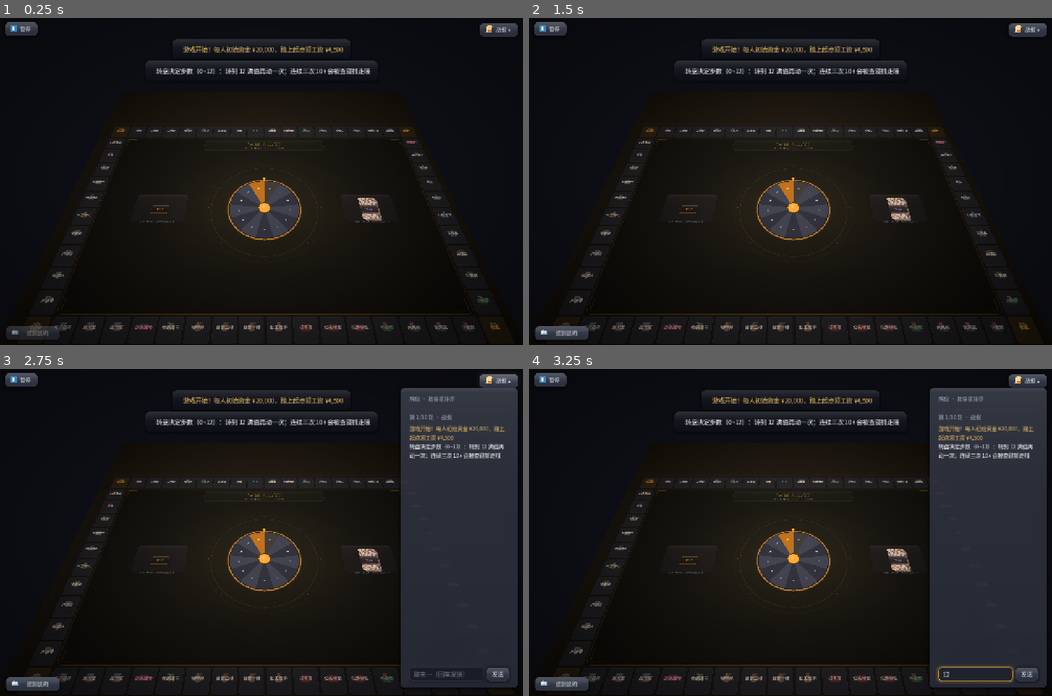
Above: before the commit, frames 1-4 (two rows, left to right).
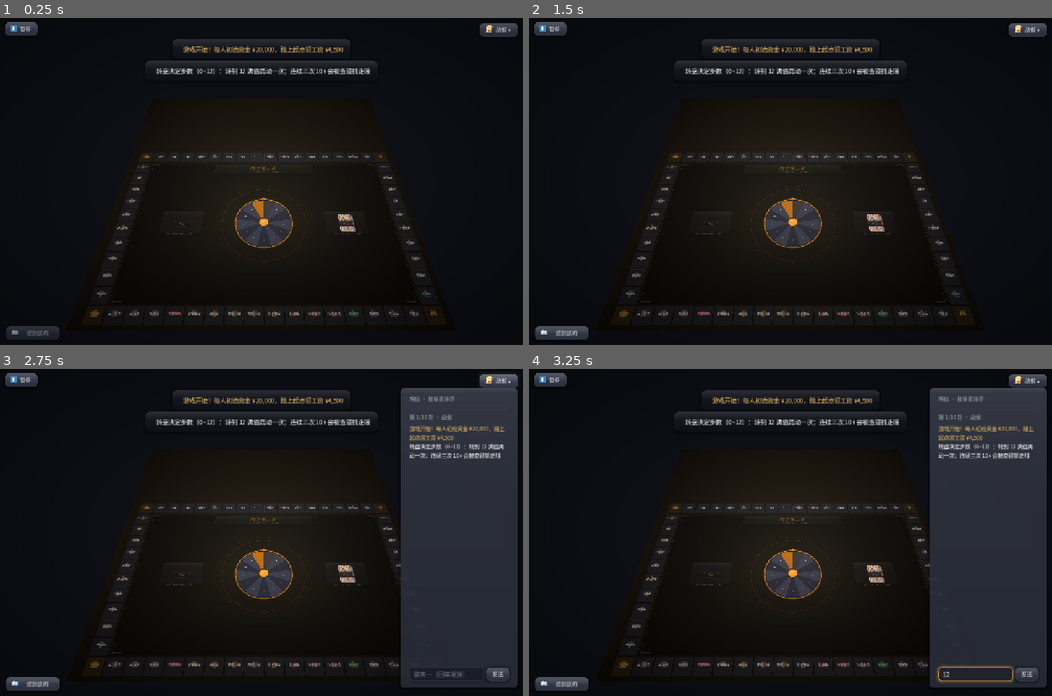
Above: after the commit, the same moments.

Repository: Lousync/dorm-monopoly
Game: Godot game, scene res://scenes/game.tscn
The game is run twice, just before and just after one commit, with the same random seed, the same clock (stepped at 60 frames per second) and the same inputs. This scene is started directly instead of the project's main scene.
Inputs (mouse positions are in pixels of both pictures, inside the frame that each line leads up to):
- Up to frame 1 (0.25 s): no input
- Up to frame 2 (1.5 s): click "暂停" at 0.5 s; click "▶ 继续游戏" at 1.25 s
- Up to frame 3 (2.75 s): click "战报 ▾" at 2 s
- Up to frame 4 (3.25 s): click (973, 673) at 2.77 s; type "12" at 2.85 s

The runs differ from the first frame. In frame 1, 4.7% of the frame differs, in the area x 5-96%, y 33-96%; in frame 2, 4.7%, in the area x 5-96%, y 33-97%; in frame 3, 4.1%; in frame 4, 4.1%.
Error in both runs: Out of bounds get index '0' (on base: 'Array') (res://scripts/game.gd:1053)

Commit message:
布局2.5D：纹理窗口恢复为整张画布，让上家座位栏可见可点
T4 为「棋盘铺满桌面」裁掉了画布顶部，而那正是上家座位栏所在之处 → 它既看不见
也点不到（指向性道具选目标失效）。取景会把内容含座位栏铺满画布，故窗口必须覆盖
整张画布：交互优先于比例。比例目标推迟到批次 3（座位栏将换成桌上立牌）。
layout_test 新增断言钉住「四条座位栏都在窗口内」。

Diff:
--- a/scripts/table_3d.gd
+++ b/scripts/table_3d.gd
@@ -10,16 +10,17 @@
 const VP_SIZE := Vector2i(2048, 2048)   # SubViewport 分辨率（清晰度靠它，见设计稿 §十 风险）
 const CAM_TILT_DEG := 50.0       # 俯角：0 = 平视，90 = 正俯视
 const CAM_FOV := 55.0            # 收窄默认 75°：探针实测默认 FOV 下桌面只占屏 1/4
-const CAM_DIST := 4.4            # 相机到注视点的水平距离；桌面变浅（见 TEX_WINDOW_PX）后
-                                 # 必须比 8×8 时代拉近一点，棋盘才仍是画面主体。
-
-# 贴图窗口：桌面只取画布上这一块（px，画布坐标系）。画布 = 整张方桌 —— 棋盘 + 四条座位栏
-# + 上下各一段死区；直接铺满画布会读成「棋盘摆在桌上」（实测取景下棋盘只占画布的 79% × 52%，
-# 上下两大条死区），与设计稿 §三「棋盘即桌面，外围露出一圈木桌边」不符。
-# 窗口上下各裁一刀，左右不裁：左右那两条是座位栏（指向性道具点人选目标的区域），裁了就没法点。
-# 上边界 348 是「跟着棋子平移时也不切棋盘」的下限 —— BoardView 的镜头会跟着当前棋子走，
-# 棋盘在画布里上下能晃到 canvas y 393..2092（实测），窗口再往上收就会切掉上排格子。
-const TEX_WINDOW_PX := Rect2(0.0, 348.0, 2048.0, 1700.0)
+const CAM_DIST := 5.8            # 相机到注视点的水平距离。窗口恢复为整张画布后桌面回到 8×8，
+                                 # 内容整体向近端挪了 0.68 个世界单位（新并入的顶部死区在远端），
+                                 # 原来 4.4 会把近端的下家座位栏顶出屏幕底部 —— 必须拉远。
+
+# 纹理窗口 = 整张画布。取景会把内容（含四条座位栏）铺满画布，裁掉任一边都可能
+# 让某条座位栏既看不见也点不到（见 T4b/T4c）。比例目标推迟到批次 3（座位栏将换成桌上立牌）。
+#
+# 曾一度裁到 Rect2(0, 348, 2048, 1700) 让「棋盘铺满桌面」：上家的座位栏在画布 y∈[16,211]，
+# 正好落在被裁掉的顶部，于是它在画布内、却在窗口外 —— 桌面上既看不见也点不到，
+# 指向性道具（交换生 / 跑腿券 / 强拆令）选不中上家。交互优先于比例，恢复整张画布。
+const TEX_WINDOW_PX := Rect2(0.0, 0.0, 2048.0, 2048.0)
 # 桌面进深：与窗口同比例，否则贴图会被拉伸。
 const TABLE_D := TABLE_W * TEX_WINDOW_PX.size.y / TEX_WINDOW_PX.size.x
 const TABLE_SIZE := Vector2(TABLE_W, TABLE_D)
--- a/tests/layout_test.gd
+++ b/tests/layout_test.gd
@@ -72,15 +72,17 @@
 	_check(absf(tilt - t3.CAM_TILT_DEG) < 8.0,
 		"俯角接近配置值 %.0f°（实得 %.1f°）" % [t3.CAM_TILT_DEG, tilt])
 
-	print("== 棋盘 / 桌面比例：贴图只取画布的一块（棋盘铺满桌面）==")
-	# 画布 = 整张方桌（棋盘 + 四条座位栏 + 上下死区），棋盘只占其中一小块。
-	# 直接铺满画布就会读成「棋盘摆在桌上」；贴图窗口把棋盘外那一小圈木边之外的都裁掉。
+	print("== 贴图窗口 = 整张画布（交互优先于比例，见 T4c）==")
+	# 画布 = 整张方桌（棋盘 + 四条座位栏 + 上下死区）。T4 曾把窗口裁到 y∈[348,2048] 让
+	# 「棋盘铺满桌面」，但上家座位栏在画布 y∈[16,211] —— 它在画布内、却在窗口外，
+	# 桌面上既看不见也点不到（指向性道具选不中上家）。裁定：窗口必须覆盖整张画布，
+	# 比例目标推迟到批次 3（座位栏将换成桌上立牌）。窗口是否够大由下面 T4c 那段钉住。
 	var win: Rect2 = t3.TEX_WINDOW_PX
 	_check(win.position.x >= 0.0 and win.position.y >= 0.0
 			and win.position.x + win.size.x <= 2048.0 and win.position.y + win.size.y <= 2048.0,
 		"贴图窗口落在画布内（窗口 %s）" % win)
-	_check(win.size.y < 2048.0 or win.size.x < 2048.0,
-		"贴图窗口比整张画布小（%s < 2048²，即真的裁掉了桌面外的死区）" % win.size)
+	_check(win == Rect2(Vector2.ZERO, Vector2(t3.VP_SIZE)),
+		"贴图窗口 = 整张画布（%s，交互优先于比例）" % win)
 	_check(absf(t3.TABLE_D / t3.TABLE_W - win.size.y / win.size.x) < 0.002,
 		"桌面宽:进深 与 窗口宽:高 同比例（贴图不被拉伸：%.3f vs %.3f）"
 			% [t3.TABLE_D / t3.TABLE_W, win.size.y / win.size.x])
@@ -229,6 +231,10 @@
 		pls.append({"peer": i + 1, "name": "P%d" % (i + 1), "color": i, "bot": false,
 			"money": 20000, "pos": 0, "alive": true, "skip": 0, "sleep": 0,
 			"stamina": 3, "items": [], "item_used": false})
+	# 先钉住「这段复现的是客户端路径」：客户端要等 s_state 才建座，那时首次取景早已做完
+	# （_fitted=true），build_seats 才会走 fit_overview 硬取景；若容器哪天不再被上面两帧
+	# await 布局，_fitted 会是 false，这段就静默退化成房主路径（首帧取景时才建座）、变空洞。
+	_check(t4.board._fitted, "建座前已完成首次取景（复现客户端路径）")
 	t4.board.build_seats(pls, 1)
 	t4.board._process(0.0)        # 触发首帧布局/取景
 	t4.board._process(0.0)
@@ -246,6 +252,25 @@
 			out += 1
 			print("    [越界] 边 %d 的座位栏 %s 不在画布 %s 内" % [e, bar_view, vp4])
 	_check(out == 0, "四条座位栏都在画布内（越界 %d 条）" % out)
+
+	# ---- Task 4c：座位栏还得落在**纹理窗口**内 ----
+	# 画布内 ≠ 桌面上可见可点：桌面材质只取 TEX_WINDOW_PX 那一块，输入映射由同源的窗口
+	# 换算（screen_to_viewport）。T4 为「棋盘铺满桌面」把窗口上边裁到 348，而上家（对家）
+	# 那条座位栏正落在画布 y∈[16,211] —— 它在画布内、却在窗口外，于是既看不见也点不到，
+	# 指向性道具（交换生 / 跑腿券 / 强拆令）选不中上家。窗口必须覆盖整张画布。
+	print("== 四条座位栏都在纹理窗口内（可见且可点到） ==")
+	# 同上的空间问题：_seat_bar 给世界坐标，TEX_WINDOW_PX 是画布坐标，先过镜头变换再比。
+	var win4: Rect2 = t4.TEX_WINDOW_PX
+	var out_win := 0
+	for e in 4:
+		var bar4: Rect2 = t4.board._seat_bar(e)
+		var w0: Vector2 = t4.board._view_from_world(bar4.position)
+		var w1: Vector2 = t4.board._view_from_world(bar4.end)
+		var cbar := Rect2(w0, w1 - w0).abs()
+		if not win4.encloses(cbar):
+			out_win += 1
+			print("    [窗口外] 边 %d 的座位栏（画布）%s 不在窗口 %s 内" % [e, cbar, win4])
+	_check(out_win == 0, "四条座位栏都在纹理窗口内（窗口外 %d 条）" % out_win)
 	t4.queue_free()
 
 	if fails == 0:
